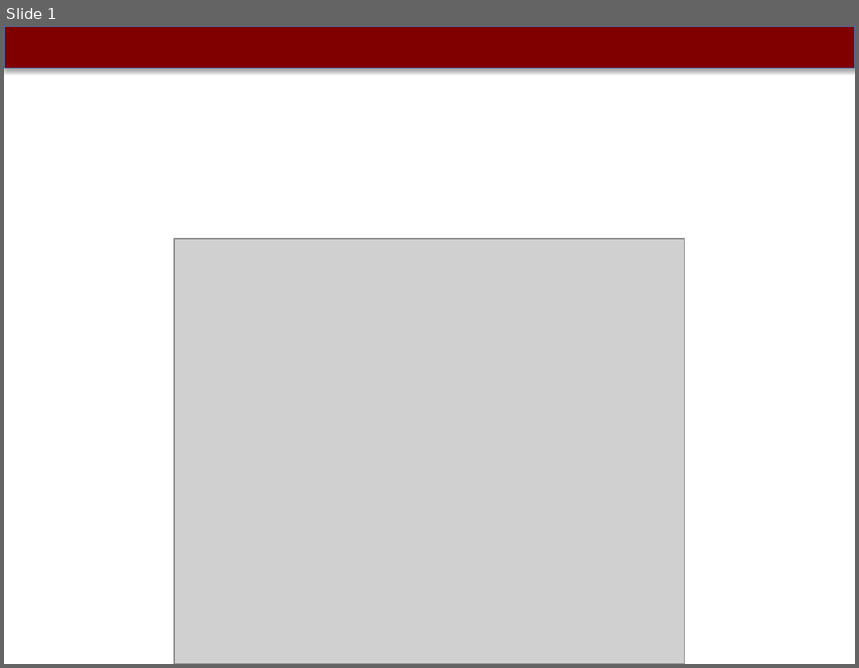
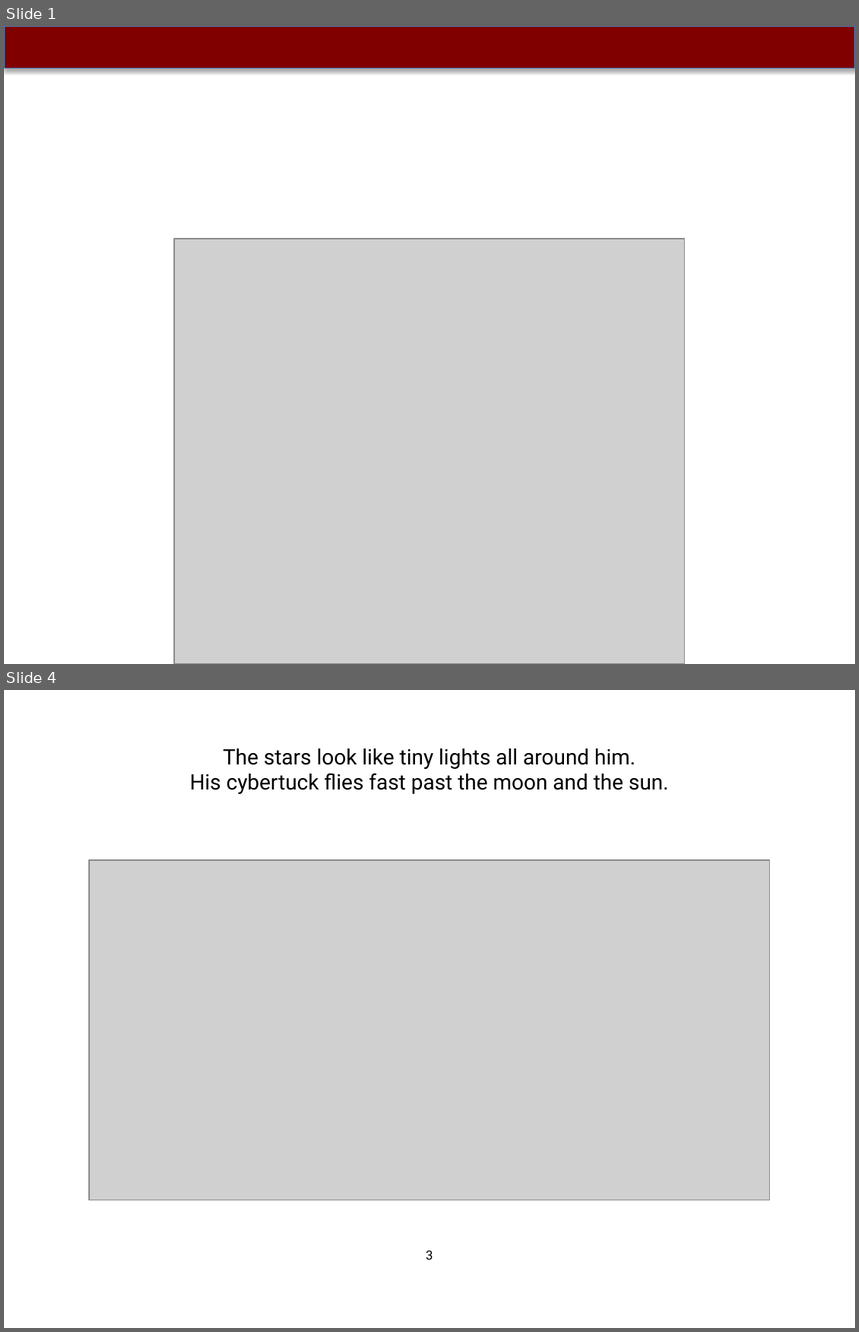
Before and after one commit to abidlabs/drawbook, a slide deck: test.pptx. Shown one above the other, each under a label of ours: slide 1 before the commit, slides 1 and 4 after it; the slides between them are not shown. The pictures are 859x668 and 859x1332 pixels, drawn with LibreOffice and Linux fonts; fonts in the diff are those of the drawing; grey boxes stand for pictures. Boxes give left, top, right and bottom in pixels: in the first picture for what was removed or moved away, otherwise in the second. Text is boxed around its words. In the diff, an @@ line names an element or a change of style, - is before the commit and + after.

```diff
--- a/test.pptx
+++ b/test.pptx
@@ slide 4 added at [4,690,855,1328], background #FFFFFF @@
@@ title added at [190,749,669,794], 18 pt, text #000000 @@
+The stars look like tiny lights all around him.
+His cybertuck flies fast past the moon and the sun.
@@ picture added at [89,860,770,1201] @@
@@ text added at [426,1251,433,1260], 10.8 pt, text #000000 @@
+3
```
Also in this commit, not shown: 2 other slides added, 3 slides removed, 3 other files.
